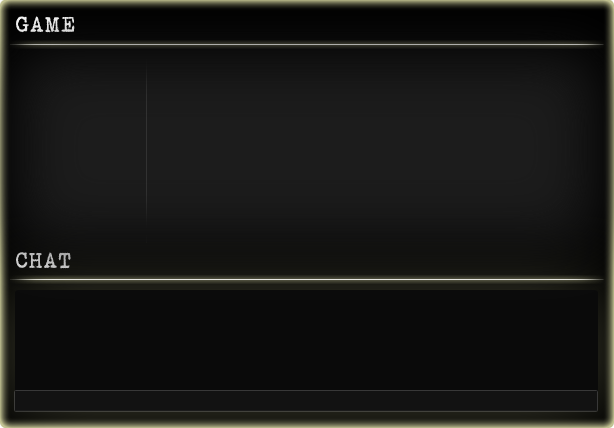
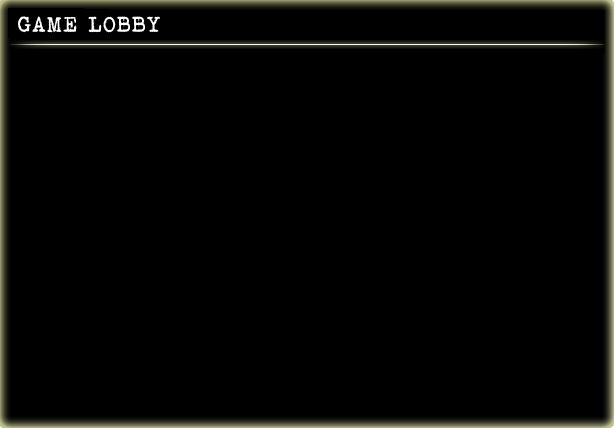
Layered file, before and after one edit (614×428). Changes by layer:
added layer "GAME LOBBY" above "Shape 1" over [18, 16, 160, 33]
hid "Shape 1", painted on it over [0, 0, 614, 428]
hid "CHAT", opacity 100% → 43% over [0, 0, 614, 428]
renamed "Layer 1" to "Shape 2", opacity 11% → 100%, moved it below "CHAT", painted on it over [0, 0, 614, 428]
